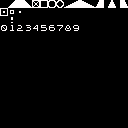
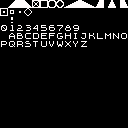
Two versions of the same layered image (128 × 128). Layer-by-layer changes:
painted on "Background" over (x1=1, y1=8, x2=127, y2=47)
